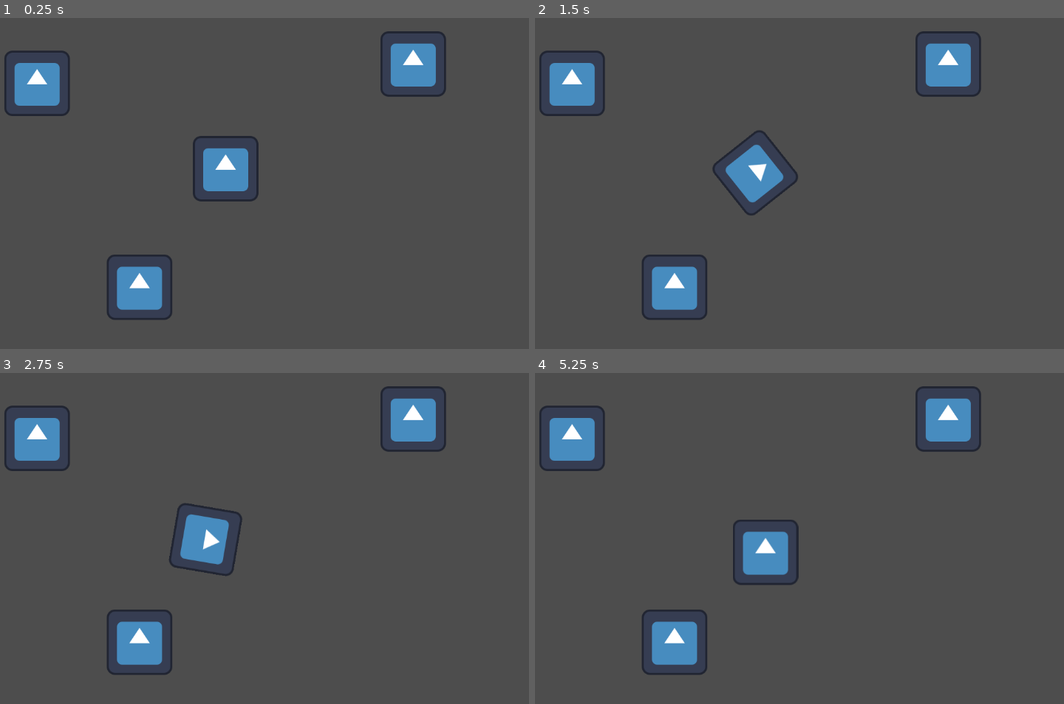
Above: before the commit, frames 1-4 (two rows, left to right).
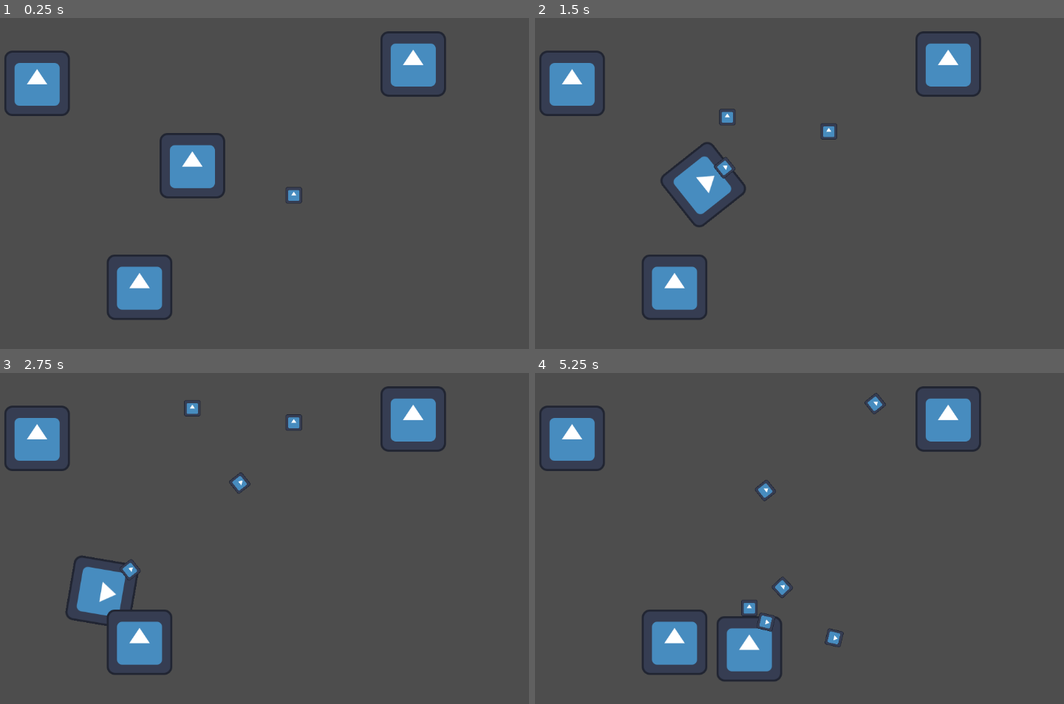
Above: after the commit, the same moments.

Repository: zetcc0/godot-game
Game: Godot game, scene res://escena.tscn
Same seed, same stepped clock (60 frames per second), same inputs: the game is played once before the commit and once after it. The engine's default icon, where the game draws it, is replaced by a stand-in: a white triangle on a blue panel in a dark square.
Inputs (mouse positions are in pixels of both pictures, inside the frame that each line leads up to):
- Up to frame 1 (0.25 s): no input
- Up to frame 2 (1.5 s): move the mouse to (900, 166) at 0.52 s; press the mouse at (900, 166) at 0.53 s; hold D (right) 0.53-1.28 s; move the mouse to (651, 200) at 1.27 s; release the mouse at (651, 200) at 1.28 s; hold S (backward) from 1.28 s (still down); click (651, 200) at 1.35 s
- Up to frame 3 (2.75 s): move the mouse to (290, 465) at 2.02 s; release S (backward) at 2.03 s; press the mouse at (290, 465) at 2.03 s; hold D (right) from 2.03 s (still down)
- Up to frame 4 (5.25 s): move the mouse to (741, 604) at 2.77 s; release D (right) at 2.78 s; release the mouse at (741, 604) at 2.78 s; hold W (forward) 2.78-3.53 s; click (741, 604) at 2.85 s; move the mouse to (947, 588) at 3.52 s; press the mouse at (947, 588) at 3.53 s; hold A (left) 3.53-5.03 s; move the mouse to (593, 488) at 4.27 s; release the mouse at (593, 488) at 4.28 s; click (593, 488) at 4.35 s; move the mouse to (799, 538) at 5.02 s; press the mouse at (799, 538) at 5.03 s; hold S (backward) from 5.03 s (still down)

The runs differ from the first frame. In frame 1, 2.3% of the frame differs, in the area x 30-58%, y 34-56%; in frame 2, 3.0%; in frame 3, 3.2%; in frame 4, 3.5%, in the area x 34-67%, y 6-94%.

Commit message:
I made player a scene, the tank can shoot now

Diff:
--- /dev/null
+++ b/bullet.gd
@@ -0,0 +1,6 @@
+extends Area2D
+
+@export var speed : int = 100
+
+func _physics_process(delta: float) -> void:
+	position += -transform.y * speed * delta
--- /dev/null
+++ b/bullet.tscn
@@ -0,0 +1,17 @@
+[gd_scene load_steps=4 format=3 uid="uid://b3xjakcqnupe3"]
+
+[ext_resource type="Texture2D" uid="uid://b52ceev1ne53q" path="res://icon.svg" id="1_v7oki"]
+[ext_resource type="Script" uid="uid://cefswgaymqlae" path="res://bullet.gd" id="1_v8qja"]
+
+[sub_resource type="RectangleShape2D" id="RectangleShape2D_v8qja"]
+size = Vector2(32, 32)
+
+[node name="Area2D" type="Area2D"]
+script = ExtResource("1_v8qja")
+
+[node name="CollisionShape2D" type="CollisionShape2D" parent="."]
+shape = SubResource("RectangleShape2D_v8qja")
+
+[node name="Sprite2D" type="Sprite2D" parent="."]
+scale = Vector2(0.25, 0.25)
+texture = ExtResource("1_v7oki")
--- a/escena.tscn
+++ b/escena.tscn
@@ -1,22 +1,13 @@
 [gd_scene load_steps=4 format=3 uid="uid://d3vjenmp0aqpd"]
 
 [ext_resource type="Texture2D" uid="uid://b52ceev1ne53q" path="res://icon.svg" id="1_865ah"]
-[ext_resource type="Script" uid="uid://ce1p164ri8ewl" path="res://player.gd" id="1_ugwex"]
-
-[sub_resource type="RectangleShape2D" id="RectangleShape2D_ugwex"]
+[ext_resource type="PackedScene" uid="uid://beut8rb6vcrsg" path="res://player.tscn" id="1_ugwex"]
+[ext_resource type="PackedScene" uid="uid://b3xjakcqnupe3" path="res://bullet.tscn" id="3_sks45"]
 
 [node name="Node2D" type="Node2D"]
 
-[node name="Player" type="CharacterBody2D" parent="."]
-position = Vector2(560, 295)
-script = ExtResource("1_ugwex")
-
-[node name="Sprite2D" type="Sprite2D" parent="Player"]
-texture = ExtResource("1_865ah")
-
-[node name="CollisionShape2D" type="CollisionShape2D" parent="Player"]
-scale = Vector2(6.4, 6.4)
-shape = SubResource("RectangleShape2D_ugwex")
+[node name="Player" parent="." instance=ExtResource("1_ugwex")]
+position = Vector2(495, 289)
 
 [node name="Icon" type="Sprite2D" parent="."]
 position = Vector2(192, 128)
@@ -29,3 +20,6 @@
 [node name="Icon3" type="Sprite2D" parent="."]
 position = Vector2(926, 90)
 texture = ExtResource("1_865ah")
+
+[node name="Area2D" parent="." instance=ExtResource("3_sks45")]
+position = Vector2(693, 372)
--- a/player.gd
+++ b/player.gd
@@ -1,22 +1,22 @@
 extends CharacterBody2D
 
-@export var speed = 4000
-@export var rotation_speed = 1.5
+@export var speed : int = 300
+@export var rotation_speed : float = 0.02
+@export var bullet_scene : PackedScene = preload("res://bullet.tscn")
+
+func get_input() -> void:
+	rotation += Input.get_axis("left", "right") * rotation_speed
+	velocity = transform.y * Input.get_axis("forward", "backward") * speed
+
+func shoot() -> void:
+	var b = bullet_scene.instantiate()
+	get_tree().root.add_child(b)
+	b.transform = $".".global_transform
 
 func _physics_process(delta: float) -> void:
-	velocity = Vector2()
-
-	if Input.is_action_pressed("right"):
-		rotation += 0.02
-	if Input.is_action_pressed("left"):
-		rotation -= 0.02
-	if Input.is_action_pressed("backward"):
-		velocity.y += 1
-	if Input.is_action_pressed("forward"):
-		velocity.y -= 1
-	velocity = velocity * speed * delta
-	velocity = velocity.rotated(rotation)
+	get_input()
 	move_and_slide()
 
 func _input(event: InputEvent) -> void:
-	pass
+	if event.is_action_pressed("shoot"):
+		shoot()
--- /dev/null
+++ b/player.tscn
@@ -0,0 +1,16 @@
+[gd_scene load_steps=4 format=3 uid="uid://beut8rb6vcrsg"]
+
+[ext_resource type="Script" uid="uid://ce1p164ri8ewl" path="res://player.gd" id="1_onrkg"]
+[ext_resource type="Texture2D" uid="uid://b52ceev1ne53q" path="res://icon.svg" id="2_i3pqv"]
+
+[sub_resource type="RectangleShape2D" id="RectangleShape2D_ugwex"]
+
+[node name="Player" type="CharacterBody2D"]
+script = ExtResource("1_onrkg")
+
+[node name="CollisionShape2D" type="CollisionShape2D" parent="."]
+scale = Vector2(6.4, 6.4)
+shape = SubResource("RectangleShape2D_ugwex")
+
+[node name="Sprite2D" type="Sprite2D" parent="."]
+texture = ExtResource("2_i3pqv")
Not shown, added: bullet.gd.uid
